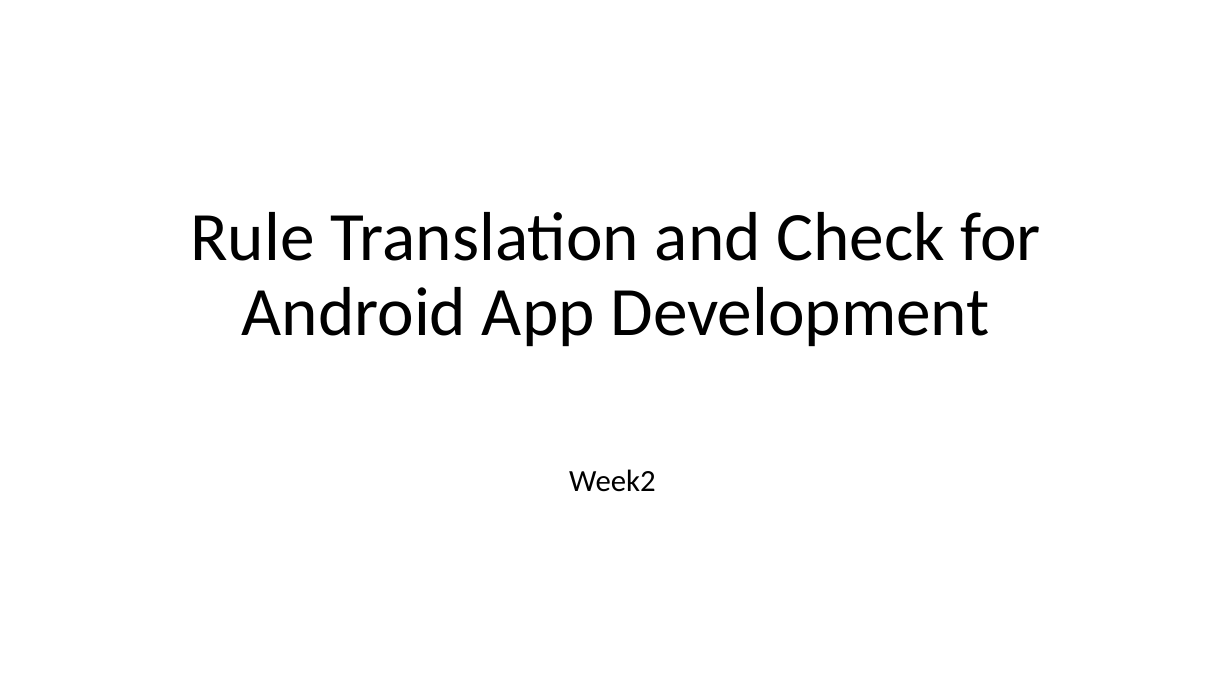
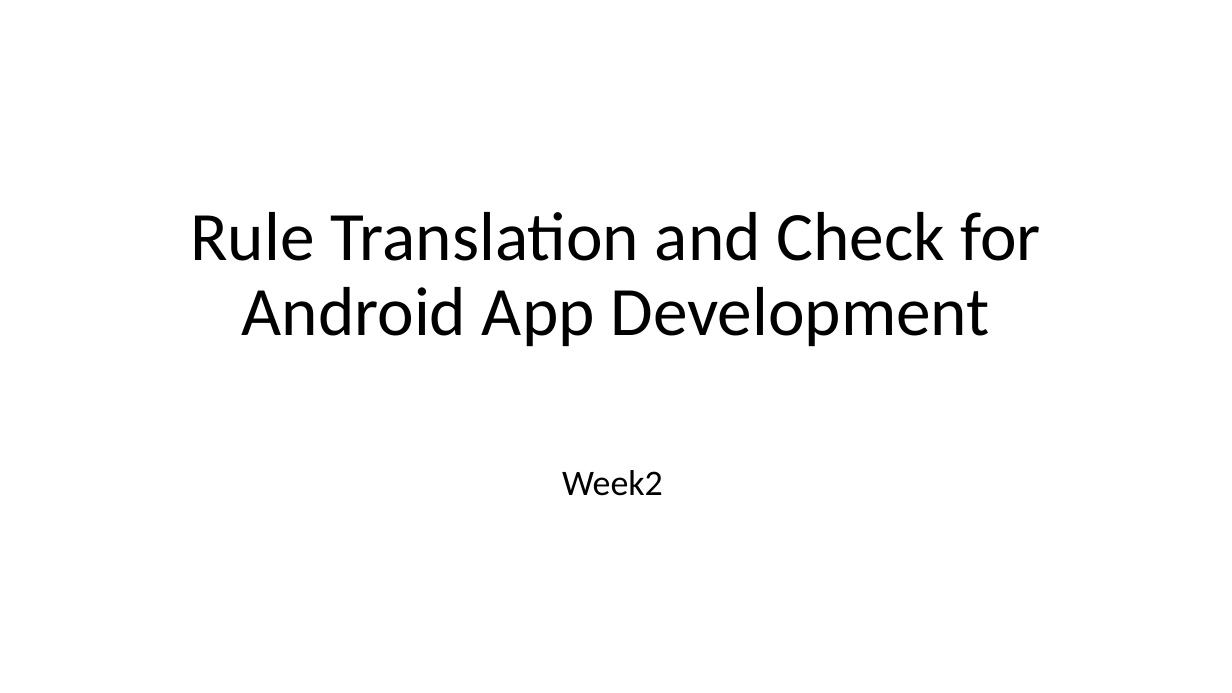
Before and after one commit to MulongXie/AppRuleCheck-Android, a slide deck: slide 1 of doc/week2.pptx. Drawn at 1232x693 pixels with LibreOffice and Linux fonts; fonts in the diff are those of the drawing. Boxes give left, top, right and bottom in pixels: in the first picture for what was removed or moved away, otherwise in the second. Text is boxed around its words. In the diff, an @@ line names an element or a change of style, - is before the commit and + after.

```diff
--- a/doc/week2.pptx
+++ b/doc/week2.pptx
@@ subtitle "Week2" at [562, 470, 663, 496]: size 24 to 28 pt @@
```
Also in this commit, not shown: 3 other slides changed, 3 slides added, 2 other files.
